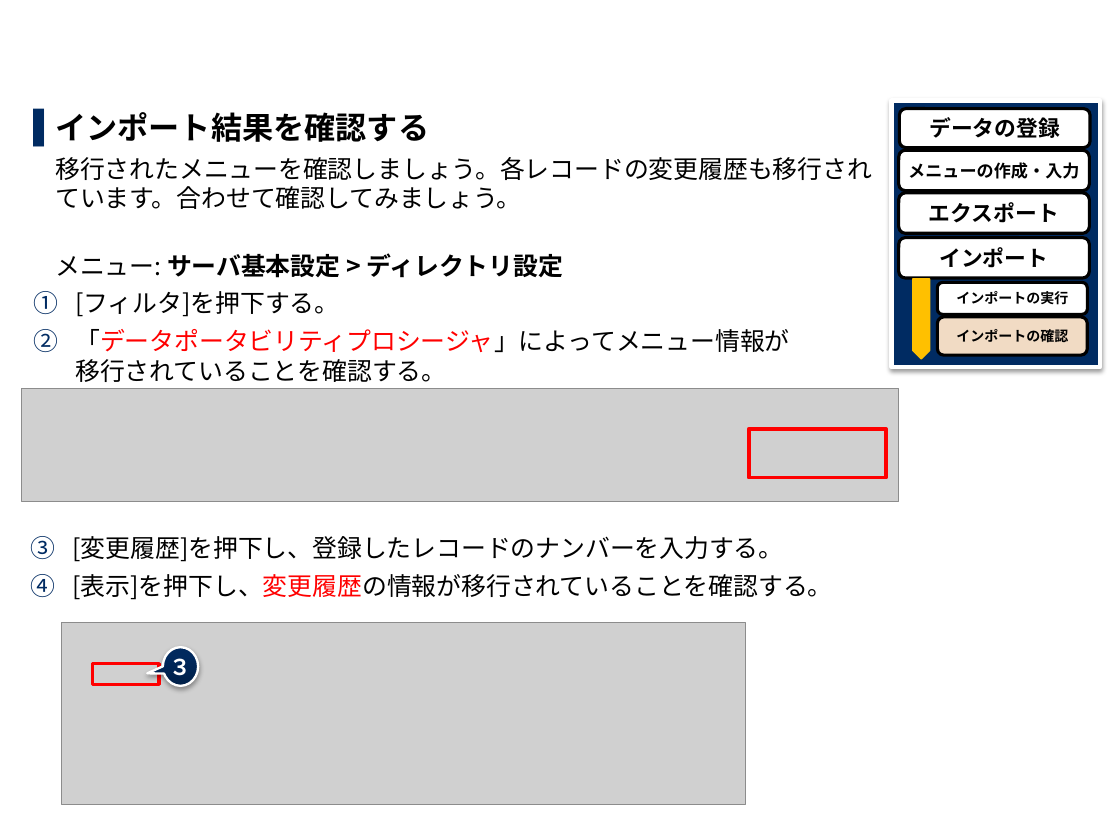
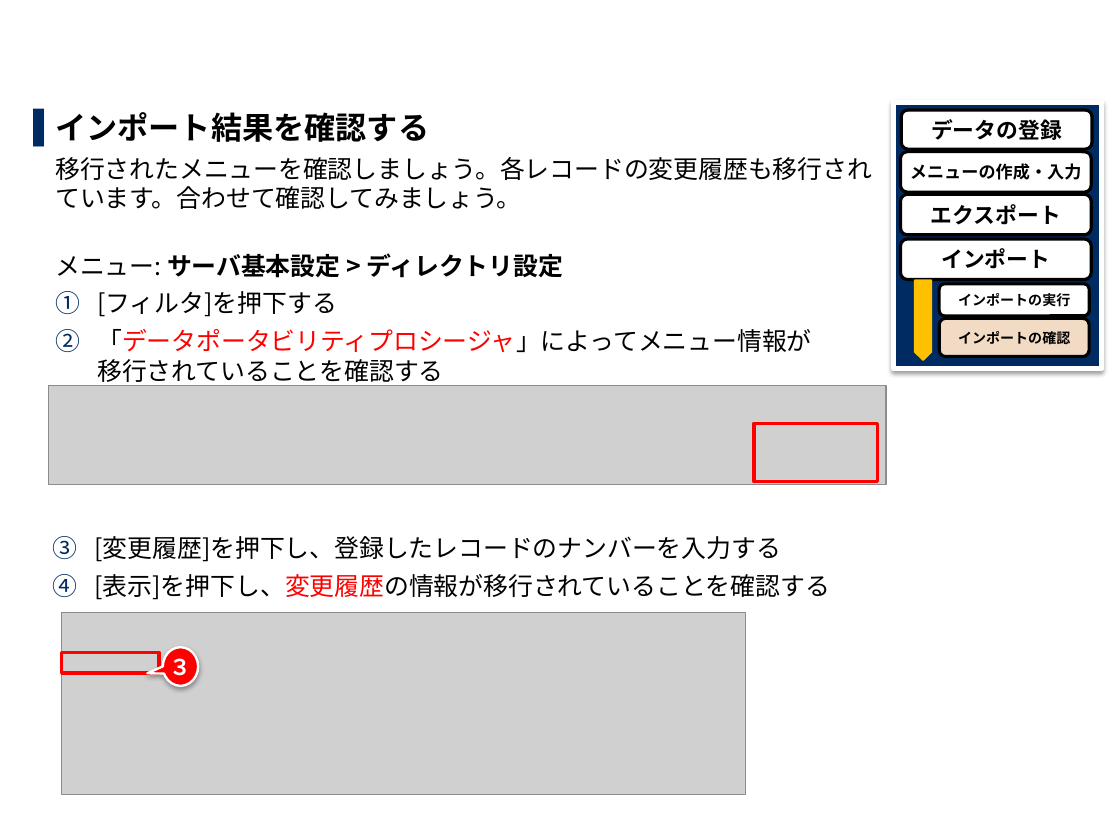
Before and after one commit to exastro-suite/it-automation-docs, a slide deck: slide 18 of asset/Learn_ja/ITA-export-import_ja_practice.pptx. Drawn at 1120x840 pixels with LibreOffice and Linux fonts; fonts in the diff are those of the drawing; grey boxes stand for pictures; background and template pictures are left out. Boxes give left, top, right and bottom in pixels: in the first picture for what was removed or moved away, otherwise in the second. Text is boxed around its words. In the diff, an @@ line names an element or a change of style, - is before the commit and + after.

```diff
--- a/asset/Learn_ja/ITA-export-import_ja_practice.pptx
+++ b/asset/Learn_ja/ITA-export-import_ja_practice.pptx
@@ text at (x1=97, y1=291, x2=811, y2=387): text changed @@
-1. [フィルタ]を押下する。
-2. 「データポータビリティプロシージャ」によってメニュー情報が
-   移行されていることを確認する。
+  1. [フィルタ]を押下する
+  2. 「データポータビリティプロシージャ」によってメニュー情報が
+     移行されていることを確認する
@@ title at (x1=52, y1=329, x2=80, y2=559): text changed @@
-2.5 インポート(3/3)
+2.6 メニューインポート(3/3)
@@ picture resized from (x1=22, y1=389, x2=899, y2=502) to (x1=48, y1=385, x2=886, y2=485) @@
@@ rectangle resized from (x1=749, y1=429, x2=887, y2=478) to (x1=754, y1=423, x2=877, y2=482) @@
@@ text at (x1=94, y1=536, x2=829, y2=600): text changed @@
-3. [変更履歴]を押下し、登録したレコードのナンバーを入力する。
-4. [表示]を押下し、変更履歴の情報が移行されていることを確認する。
+3. [変更履歴]を押下し、登録したレコードのナンバーを入力する
+4. [表示]を押下し、変更履歴の情報が移行されていることを確認する
@@ picture moved from (x1=62, y1=623, x2=745, y2=804) to (x1=62, y1=613, x2=745, y2=794) @@
@@ rectangle resized from (x1=93, y1=664, x2=159, y2=684) to (x1=62, y1=653, x2=159, y2=673) @@
@@ speech bubble "３" at (x1=162, y1=647, x2=198, y2=687): fill gradient #002049 to #002A5F to #FF0000 @@
```
Also in this commit, not shown: 15 other slides changed, 12 slides added, 4 other files.
